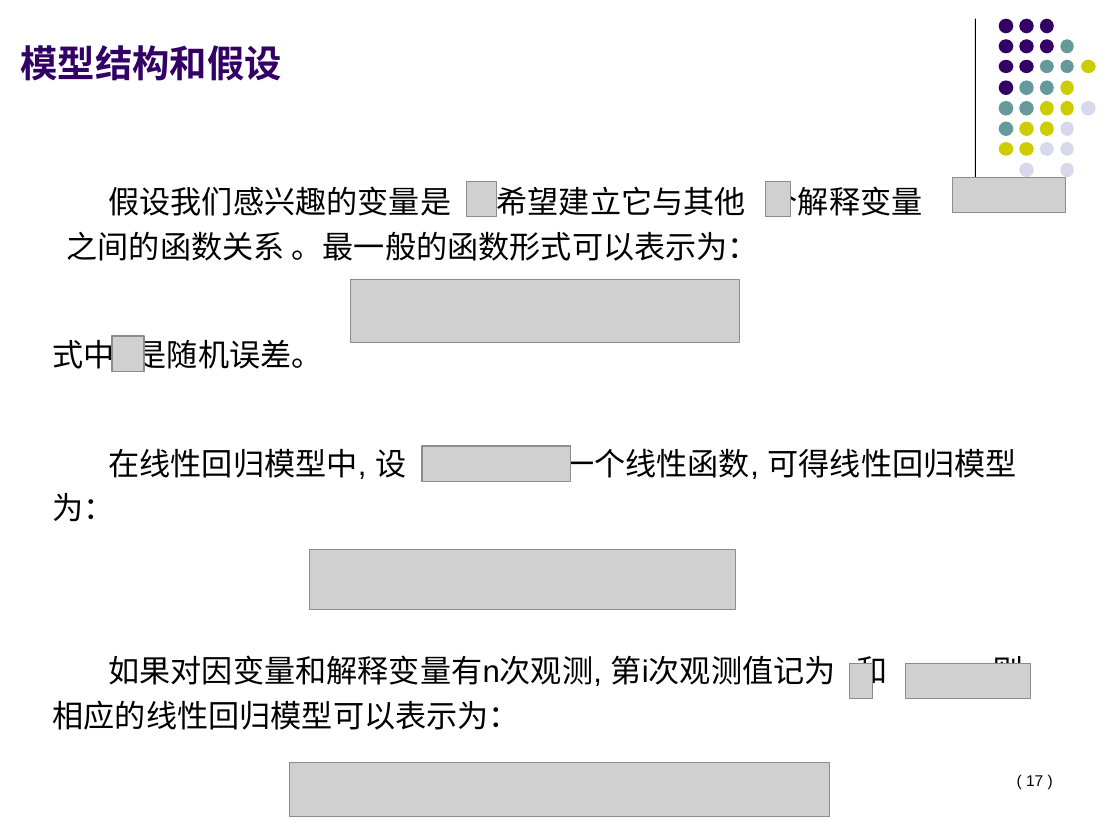
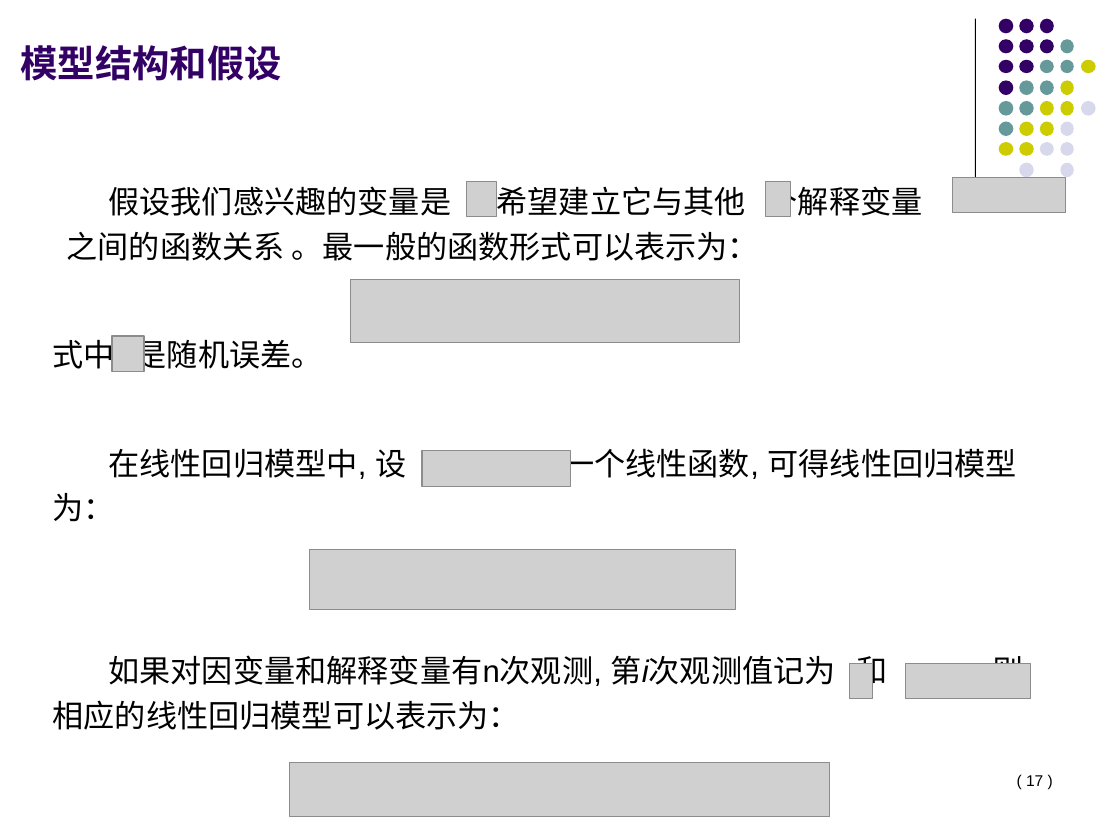
Before and after one commit to lizhengxiao/Non-life-Insurance-Actuarial-Science, a slide deck: slide 17 of Lectures/7 - Classification Rating and Generalized Linear Models.pptx. Drawn at 1120x840 pixels with LibreOffice and Linux fonts; fonts in the diff are those of the drawing; grey boxes stand for pictures. Boxes give left, top, right and bottom in pixels: in the first picture for what was removed or moved away, otherwise in the second. Text is boxed around its words. In the diff, an @@ line names an element or a change of style, - is before the commit and + after.

```diff
--- a/Lectures/7 - Classification Rating and Generalized Linear Models.pptx
+++ b/Lectures/7 - Classification Rating and Generalized Linear Models.pptx
@@ picture: place and size @@
-picture at <box>422,446,571,480</box>
+picture at <box>422,451,571,486</box>
@@ text at <box>53,650,888,730</box>: italic on in "第i次观测值记为" @@
```
Also in this commit, not shown: 13 other slides changed, 7 slides removed, 1 other file.
